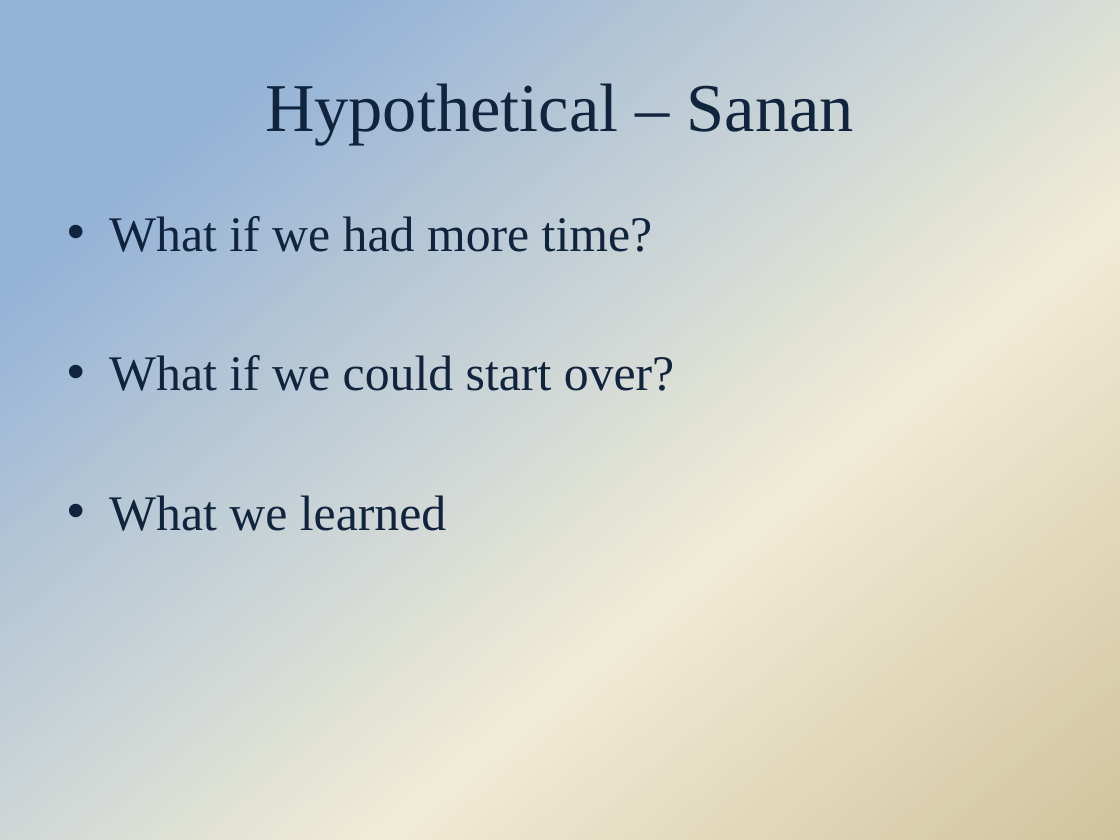
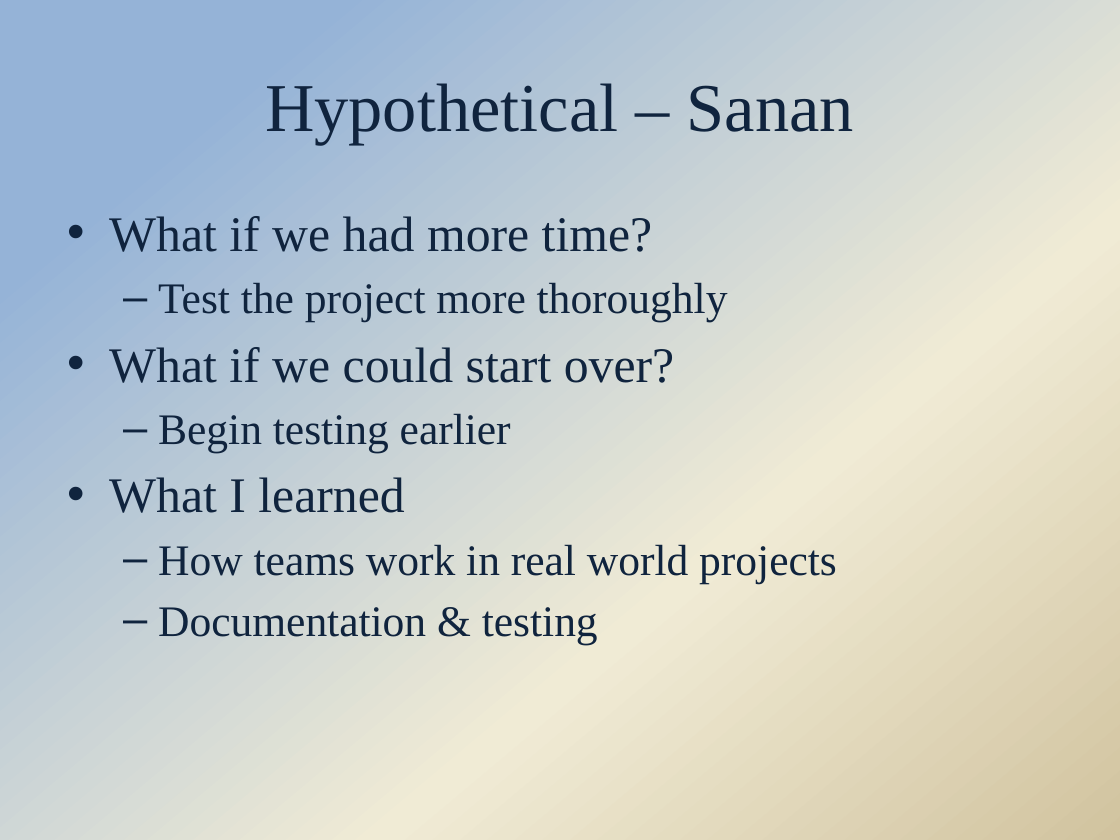
Before and after one commit to Hdtran89/ImageProcessing, a slide deck: slide 19 of A Team Documents/Final presentation.pptx. Drawn at 1120x840 pixels with LibreOffice and Linux fonts; fonts in the diff are those of the drawing; background and template pictures are left out. Boxes give left, top, right and bottom in pixels: in the first picture for what was removed or moved away, otherwise in the second. Text is boxed around its words. In the diff, an @@ line names an element or a change of style, - is before the commit and + after.

Commit message:
Added Hypothetical slides for everyone

```diff
--- a/A Team Documents/Final presentation.pptx
+++ b/A Team Documents/Final presentation.pptx
@@ text at [158, 282, 728, 322]: paragraph added @@
+  – Test the project more thoroughly
@@ text at [109, 413, 837, 644]: text changed; size 32 to 28 pt @@
-• What we learned
+  – Begin testing earlier
+• What I learned
+  – How teams work in real world projects
+  – Documentation & testing
```
Also in this commit, not shown: 5 other slides changed, 1 slide added.
